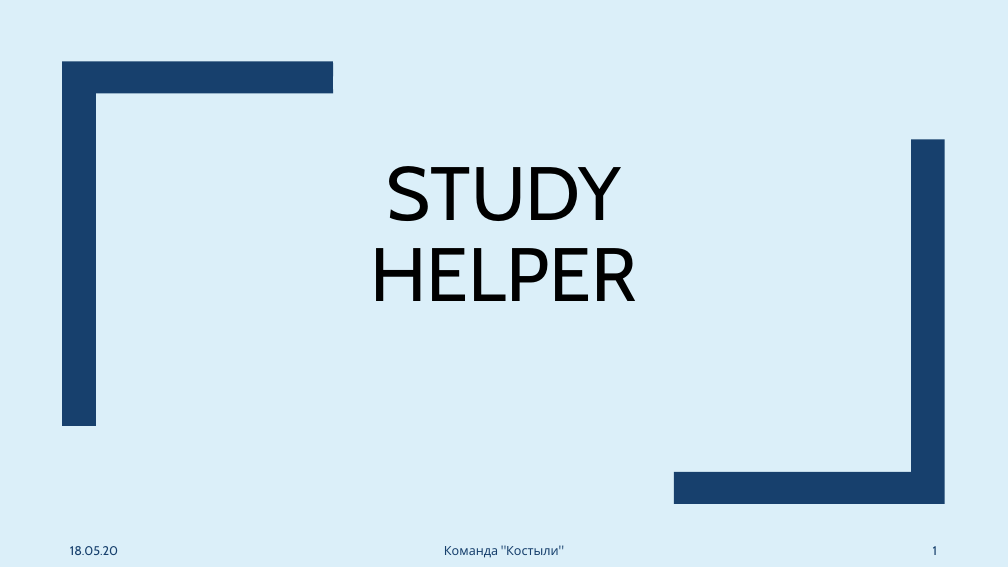
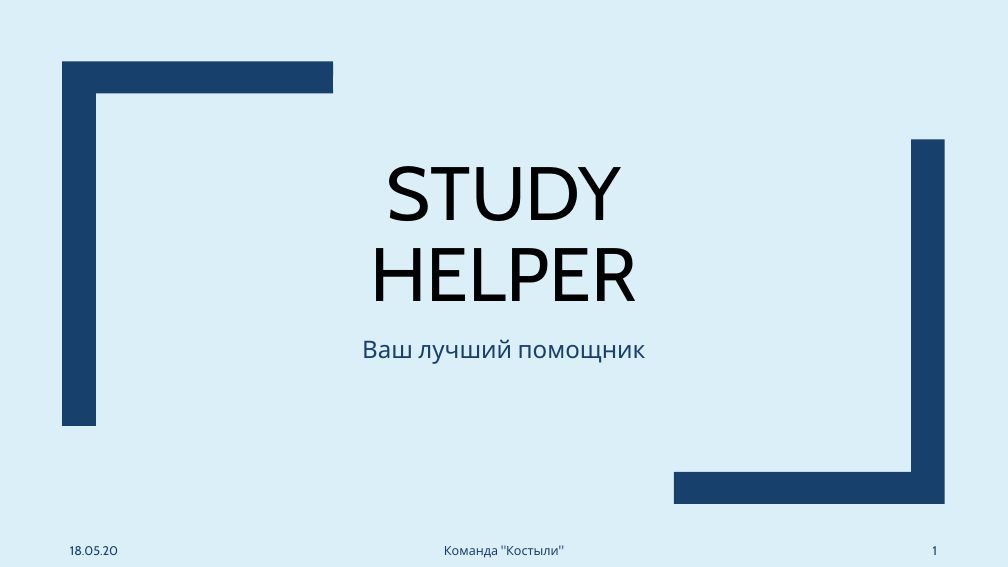
Before and after one commit to Crutches-Bicycles/StudyHelper, a slide deck: slide 1 of documentation/specification/media/Презентация/Презентация.pptx. Drawn at 1008x567 pixels with LibreOffice and Linux fonts; fonts in the diff are those of the drawing. Boxes give left, top, right and bottom in pixels: in the first picture for what was removed or moved away, otherwise in the second. Text is boxed around its words. In the diff, an @@ line names an element or a change of style, - is before the commit and + after.

```diff
--- a/documentation/specification/media/Презентация/Презентация.pptx
+++ b/documentation/specification/media/Презентация/Презентация.pptx
@@ subtitle added at (362, 339, 646, 364), 23 pt, text #17406D @@
+Ваш лучший помощник
```
Also in this commit, not shown: 1 other slide changed, 1 slide removed, 3 other files.
